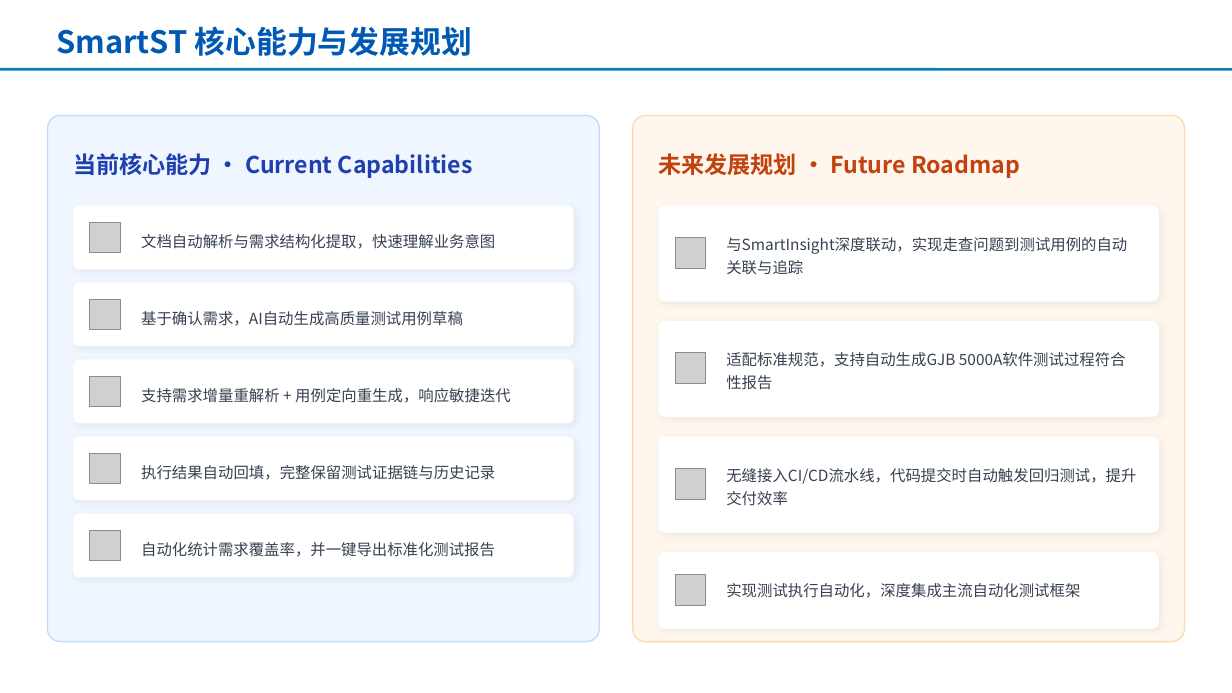
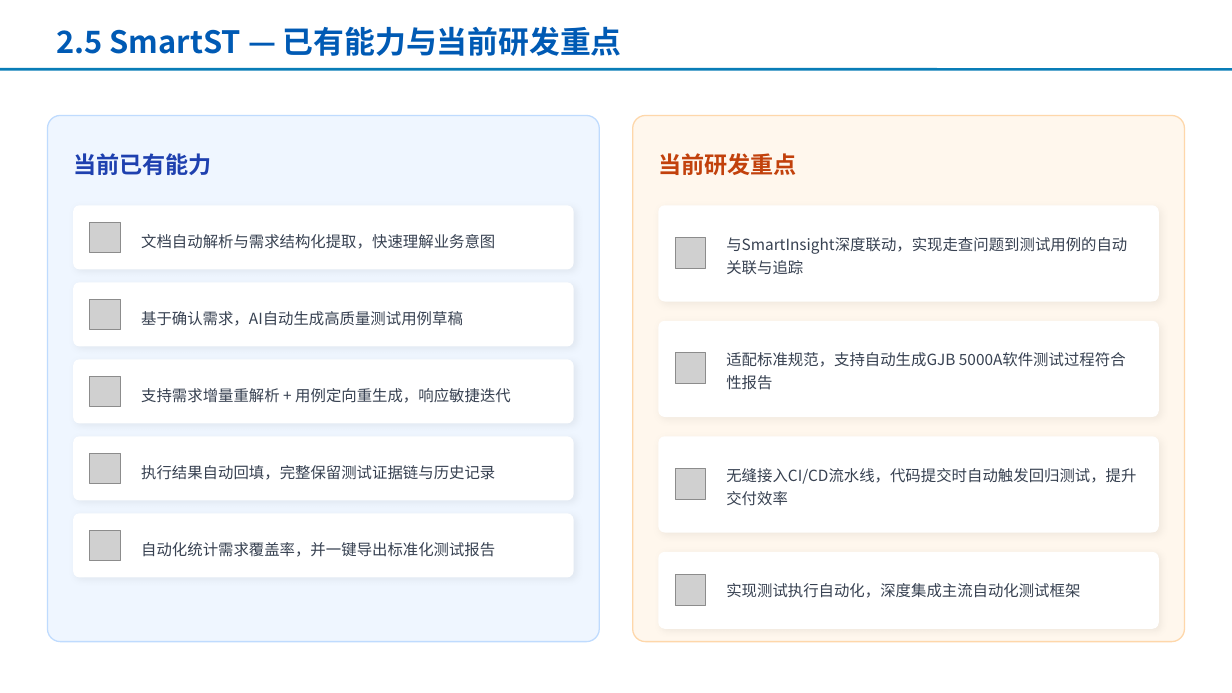
Before and after one commit to AgentForSE/.github, a slide deck: slide 22 of 基于AgentForSE五大智能体的装备软件智能研发平台-0.1.pptx (slide 27 before the commit). Drawn at 1232x693 pixels with LibreOffice and Linux fonts; fonts in the diff are those of the drawing; grey boxes stand for pictures; background and template pictures are left out. Boxes give left, top, right and bottom in pixels: in the first picture for what was removed or moved away, otherwise in the second. Text is boxed around its words. In the diff, an @@ line names an element or a change of style, - is before the commit and + after.

Commit message:
更新基于AgentForSE五大智能体的装备软件智能研发平台PPT

```diff
--- a/基于AgentForSE五大智能体的装备软件智能研发平台-0.1.pptx
+++ b/基于AgentForSE五大智能体的装备软件智能研发平台-0.1.pptx
@@ text at (56,26,622,56): text changed @@
-SmartST 核心能力与发展规划
+2.5 SmartST — 已有能力与当前研发重点
@@ text at (73,153,212,175): text changed @@
-当前核心能力 · Current Capabilities
+当前已有能力
@@ text at (658,153,797,175): text changed @@
-未来发展规划 · Future Roadmap
+当前研发重点
```
Also in this commit, not shown: 24 other slides changed, 2 slides added, 14 slides removed.
